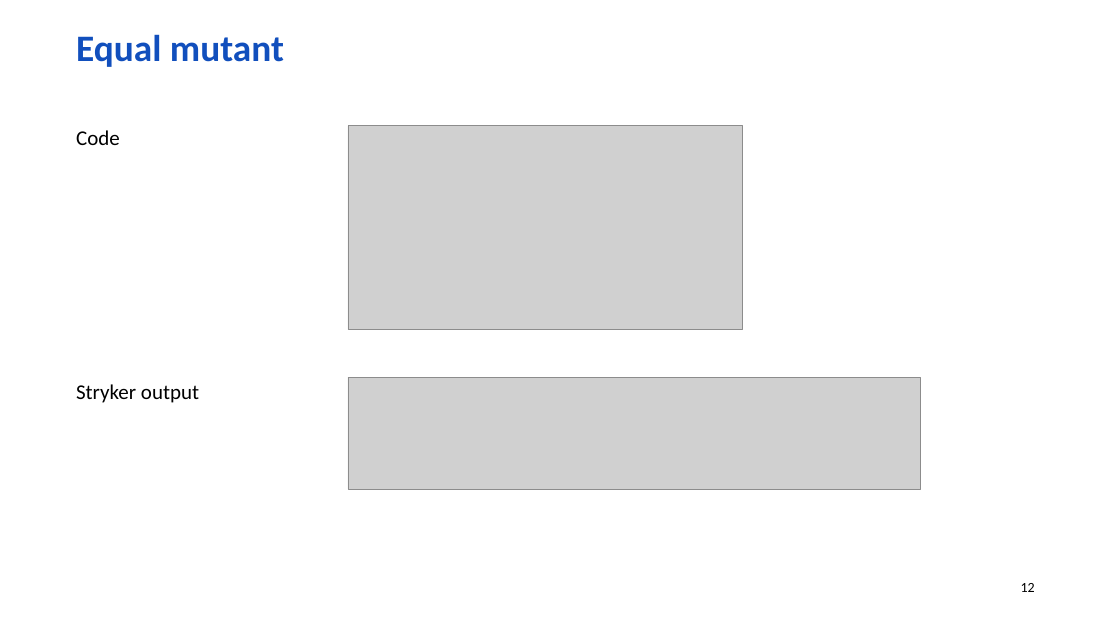
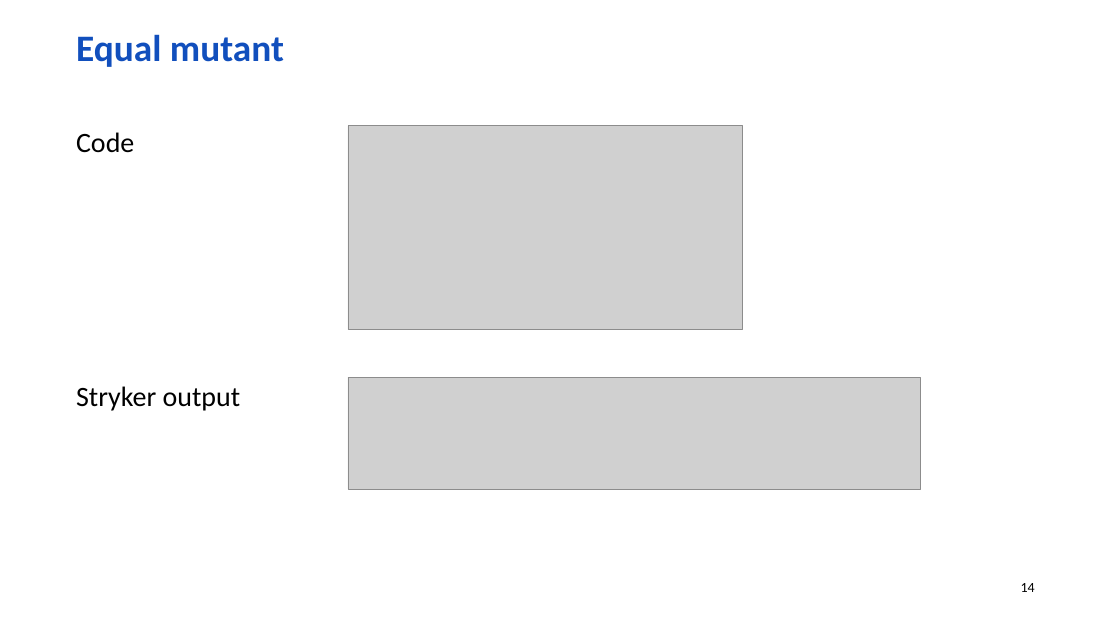
Before and after one commit to wolf-off/Stryker-demo, a slide deck: slide 14 of Mutation.pptx (slide 12 before the commit). Drawn at 1120x630 pixels with LibreOffice and Linux fonts; fonts in the diff are those of the drawing; grey boxes stand for pictures; background and template pictures are left out. Boxes give left, top, right and bottom in pixels: in the first picture for what was removed or moved away, otherwise in the second. Text is boxed around its words. In the diff, an @@ line names an element or a change of style, - is before the commit and + after.

```diff
--- a/Mutation.pptx
+++ b/Mutation.pptx
@@ text "Code" at [76,132,134,153]: size 18 to 24 pt @@
@@ text "Stryker output" at [76,386,241,411]: size 18 to 24 pt @@
@@ page number at [1021,583,1035,592]: text changed @@
-12
+14
```
Also in this commit, not shown: 10 other slides changed, 5 slides added, 1 other file.
